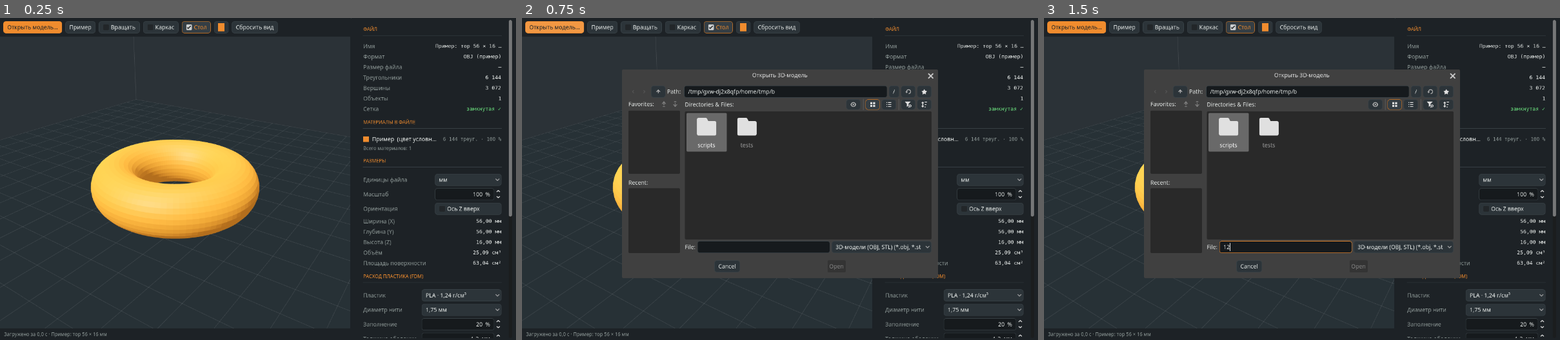
Above: before the commit, frames 1-3 (left to right).
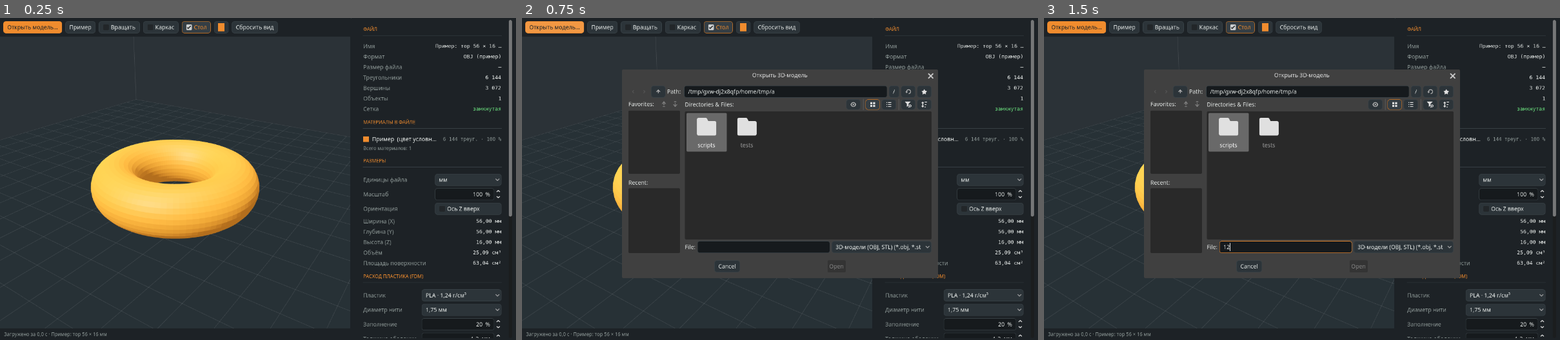
Above: after the commit, the same moments.

Repository: YuriyMakogonov/Model_Viewer
Game: Godot game, scene res://main.tscn
Two runs of this game, one before a commit and one after it. Both use one fixed random seed, a clock stepped at 60 frames per second and the inputs below.
Inputs (mouse positions are in pixels of both pictures, inside the frame that each line leads up to):
- Up to frame 1 (0.25 s): no input
- Up to frame 2 (0.75 s): click "Открыть модель…" at 0.5 s
- Up to frame 3 (1.5 s): click (1286, 246) at 1.27 s; type "12" at 1.35 s

The runs differ from the first frame. In frame 1, less than 0.1% of the frame differs, in the area x 90-97%, y 27-30%; in frame 2, less than 0.1%, in the area x 48-97%, y 22-30%; in frame 3, less than 0.1%.

Commit message:
Убрать символ ✓: во встроенном шрифте веб-версии его нет

Diff:
--- a/scripts/main.gd
+++ b/scripts/main.gd
@@ -746,7 +746,7 @@
 	v.verts.text = _fmt(a.vertices, 0)
 	v.objects.text = _fmt(model.objects, 0)
 	if a.closed:
-		v.closed.text = "замкнутая ✓"
+		v.closed.text = "замкнутая"
 		v.closed.add_theme_color_override("font_color", C_GOOD)
 	else:
 		v.closed.text = "есть дыры"
